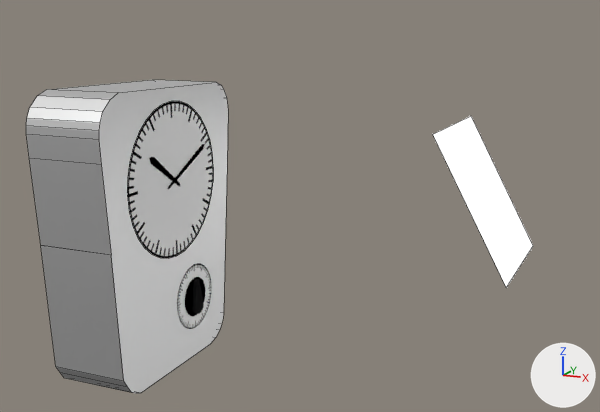
Before and after pictures for a commit that changed the Blender file 01-Models/mg-uhr.blend.
Rendered twice from a 50 mm lens placed at (13.8, -19.6, 6.0), pointed at (3.2, 4.1, 0.0). Lighting does not change. The marker at lower right points along +X, +Y and +Z. Mesh edges are drawn as thin lines on the coarser meshes.
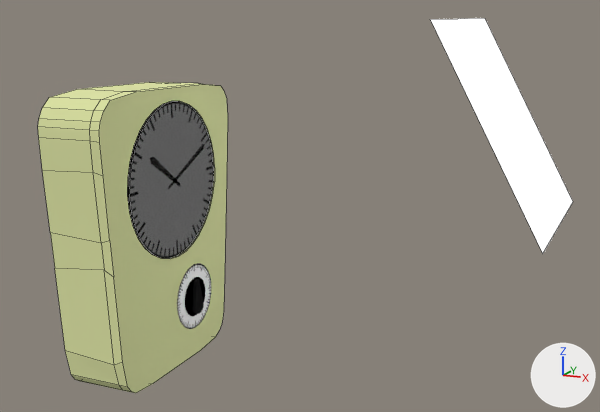
Boxes (x1, y1, x2, y2) around the edits, measured in the pictures (600 x 412 px):
'Plane', recoloured, reshaped (white to yellow): before (26, 80, 228, 393); after (38, 82, 228, 393)
'Plane.002', moved: before (433, 116, 533, 288); after (430, 18, 573, 253)
'Circle.004', added: after (129, 102, 215, 259)
'Circle', unchanged, covered by the edit: before (127, 101, 213, 258); after (127, 101, 181, 258)

What changed in the scene script:
```text
Change mat_material_001:
    where n0 = _N.new('ShaderNodeOutputMaterial'); n0.name = 'Material Output'
    remove n1 = _N.new('ShaderNodeBsdfAnisotropic'); n1.name = 'Glossy BSDF'
    remove n1.distribution = 'GGX'
    remove n1.inputs[1].default_value = 0.535  # 'Roughness'
    remove _L.new(n1.outputs[0], n0.inputs[0])  # 'BSDF' to 'Surface'
    add n2 = _N.new('ShaderNodeBsdfDiffuse'); n2.name = 'Diffuse BSDF'
    add n2.inputs[0].default_value = (0.753, 0.8, 0.404, 1.0)  # 'Color', yellow #e1e7aa
    add n2.inputs[1].default_value = 0.286  # 'Roughness'
    add _L.new(n2.outputs[0], n0.inputs[0])  # 'BSDF' to 'Surface'
Add mat_material:
    mat_material = bpy.data.materials.new('Material')
    mat_material.use_nodes = True; mat_material.node_tree.nodes.clear()
    _N = mat_material.node_tree.nodes; _L = mat_material.node_tree.links
    n0 = _N.new('ShaderNodeOutputMaterial'); n0.name = 'Material Output'
    n1 = _N.new('ShaderNodeBsdfGlass'); n1.name = 'Glass BSDF'
    n1.distribution = 'BECKMANN'
    n1.inputs[0].default_value = (0.8, 0.8, 0.8, 1.0)  # 'Color', white #e7e7e7
    n1.inputs[2].default_value = 1.45  # 'IOR'
    _L.new(n1.outputs[0], n0.inputs[0])  # 'BSDF' to 'Surface'
Change me_plane_001:
    used by ob_plane; location = (0.0, 0.0, 0.0)
    remove me_plane_001.from_pydata(...)  # 81 vertices, 56 faces; spans x -1.13..1.15, y -3.18..3.3, z -4.21..4.06
    add me_plane_001.from_pydata(...)  # 81 vertices, 56 faces; spans x -0.75..1.15, y -3.17..3.28, z -4.2..4.03
    me_plane_001 part 1: 80 of 81 vertices moved; they spanned x -1.13..1.15, y -3.18..3.3, z -4.21..4.06 and now span x -0.75..1.15, y -3.17..3.28, z -4.2..4.03; mean shift (0.03, 0.0, 0.0); largest move (-1.13, 2.59, 3.97) -> (-0.75, 1.82, 3.97)
Add me_circle_004:
    me_circle_004.from_pydata(...)  # 32 vertices, 1 face; spans x -1.0..1.0, y -1.0..1.0, z -1.34
    me_circle_004.materials.append(mat_material)
Change ob_plane_002:
    ob_plane_002.location: (7.87, 10.71, -0.53) -> (10.12, 1.74, 3.33)
Add ob_circle_004:
    ob_circle_004 = bpy.data.objects.new('Circle.004', me_circle_004)
    ob_circle_004.location = (4.16, 0.1, 1.38)
    ob_circle_004.rotation_euler = (0.0, 1.571, 0.0)  # degrees (0, 90, 0)
    ob_circle_004.scale = (2.23, 2.23, 2.23)
```
